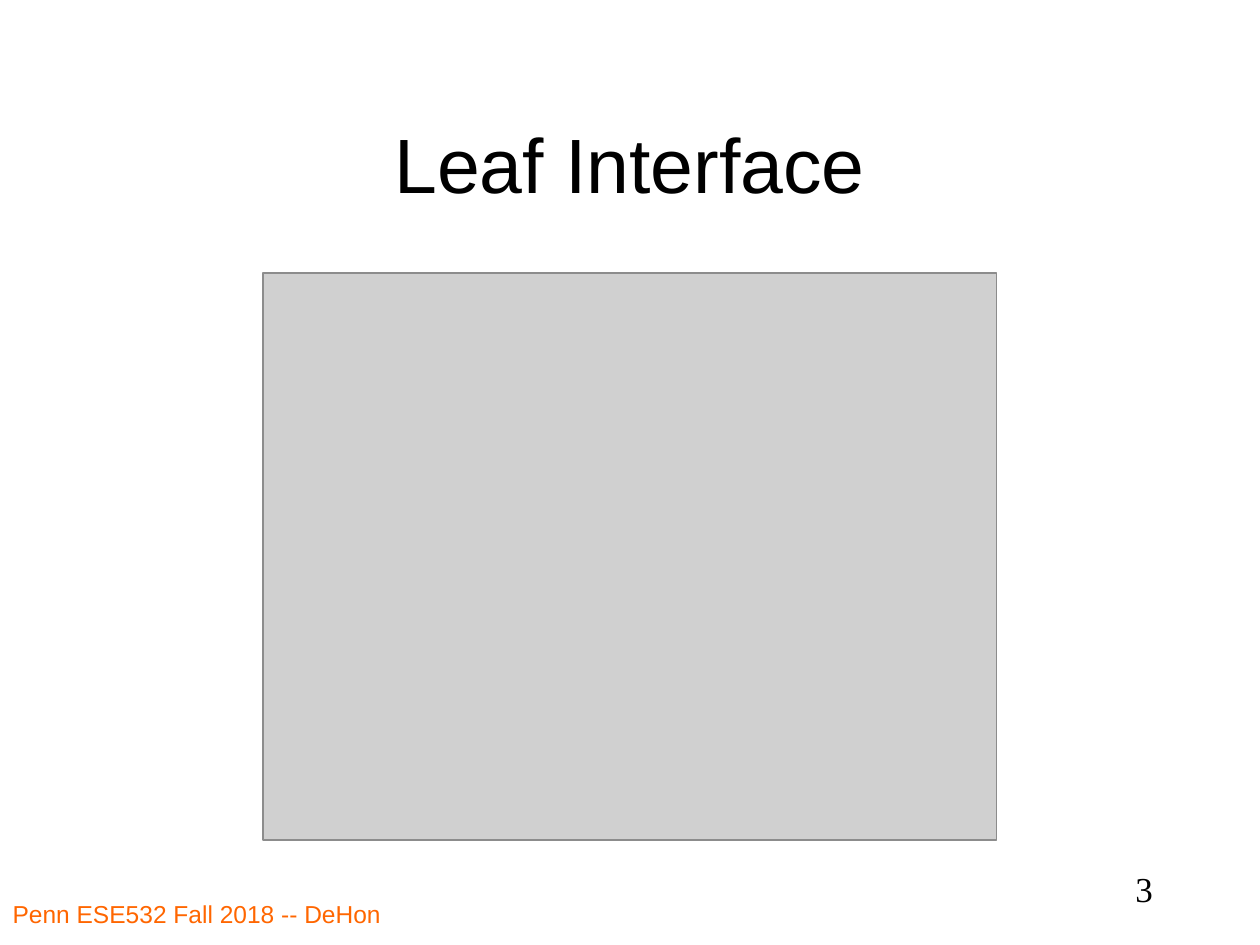
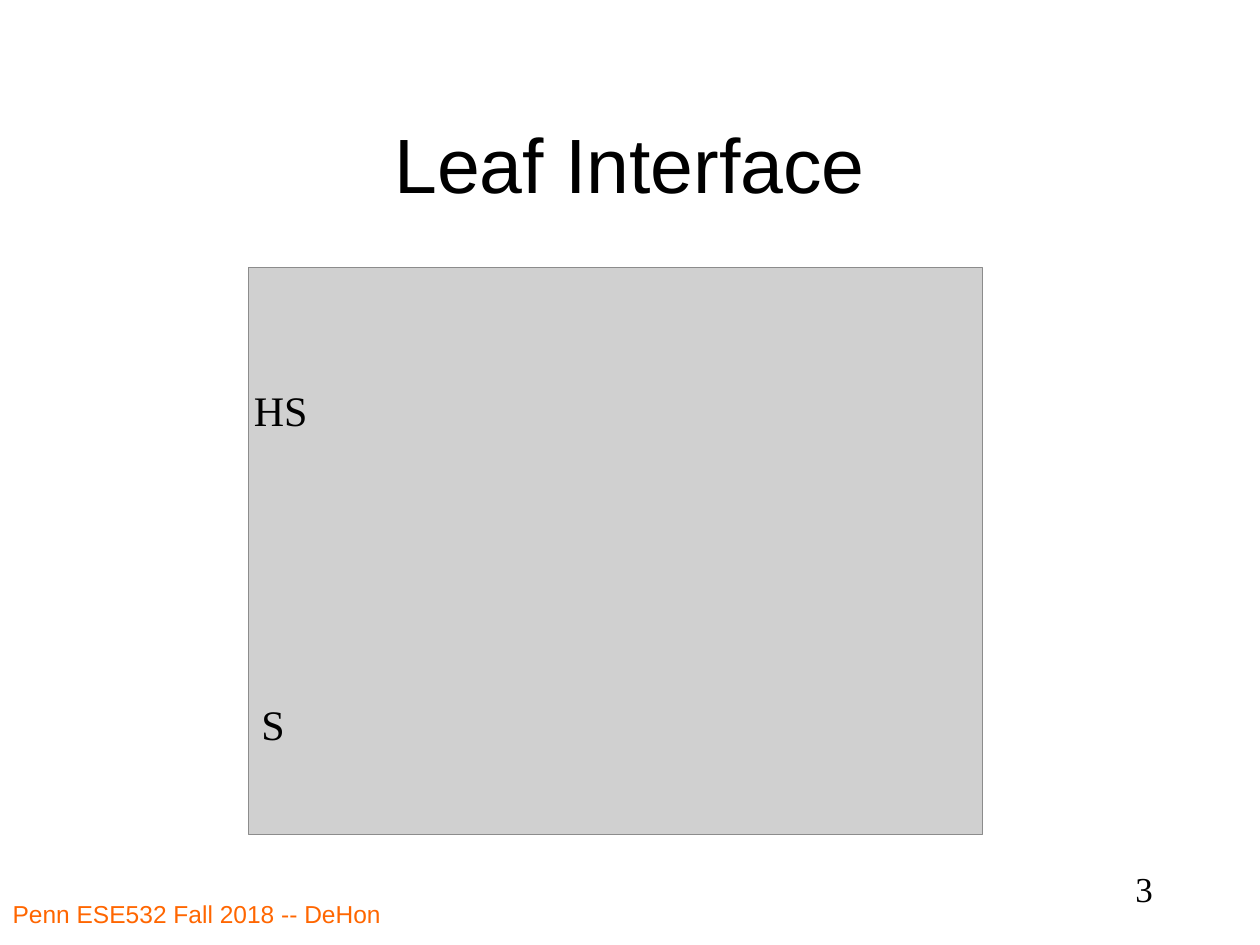
Before and after one commit to icgrp/doblink, a slide deck: slide 3 of planning/diagrams.pptx. Drawn at 1260x945 pixels with LibreOffice and Linux fonts; fonts in the diff are those of the drawing; grey boxes stand for pictures. Boxes give left, top, right and bottom in pixels: in the first picture for what was removed or moved away, otherwise in the second. Text is boxed around its words. In the diff, an @@ line names an element or a change of style, - is before the commit and + after.

```diff
--- a/planning/diagrams.pptx
+++ b/planning/diagrams.pptx
@@ picture: place and size @@
-picture at box(263, 273, 997, 840)
+picture at box(249, 267, 983, 834)
@@ text added at box(254, 398, 308, 427), 24 pt, text #000000 @@
+HS
@@ text added at box(261, 712, 284, 741), 24 pt, text #000000 @@
+S
```
Also in this commit, not shown: 4 other files.
